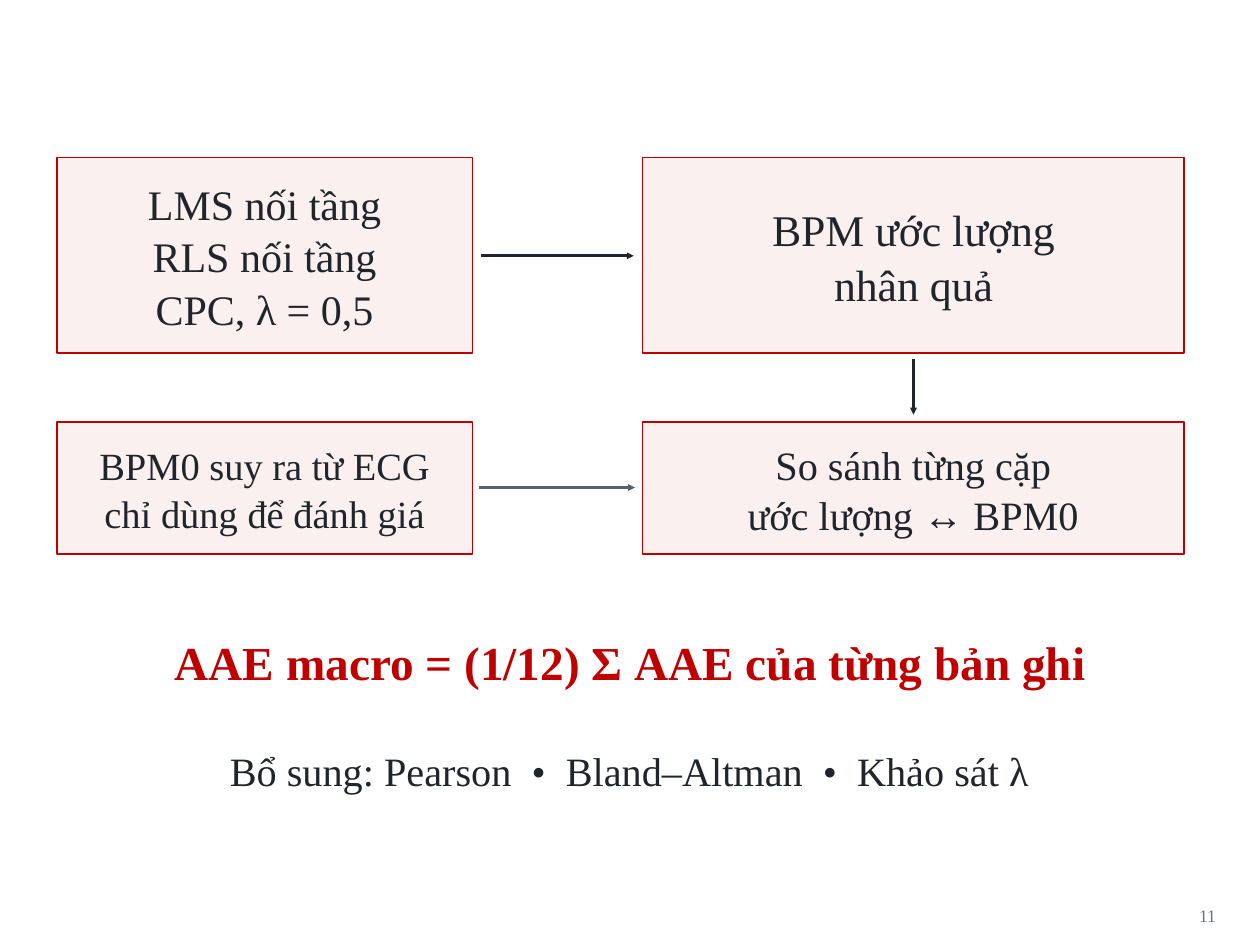
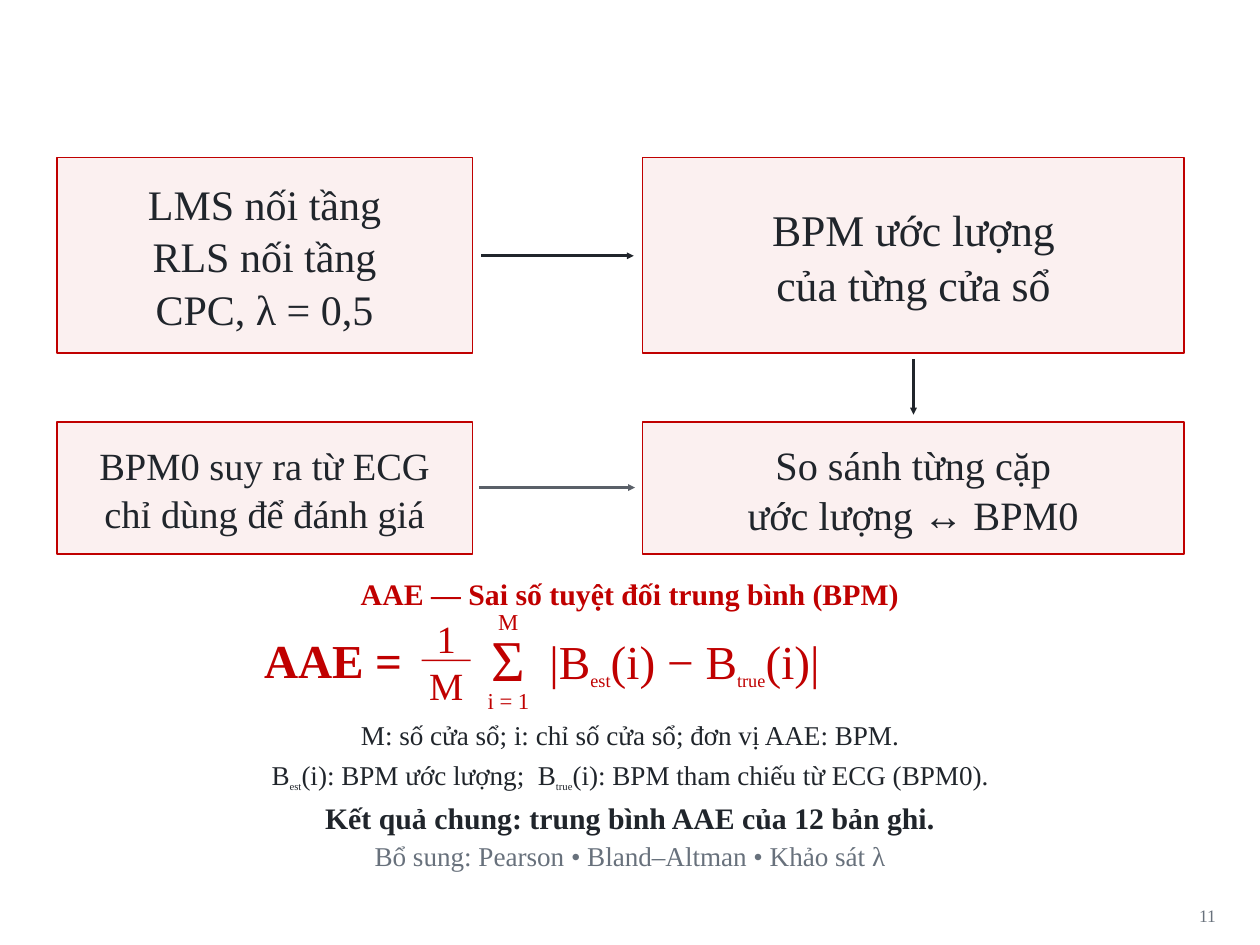
Before and after one commit to Vutu2003/ppg_adaptive_filter, a slide deck: slide 11 of reports/final/Bao_ve_mon_hoc_CPC_PPG_LMS_RLS.pptx. Drawn at 1260x945 pixels with LibreOffice and Linux fonts; fonts in the diff are those of the drawing; background and template pictures are left out. Boxes give left, top, right and bottom in pixels: in the first picture for what was removed or moved away, otherwise in the second. Text is boxed around its words. In the diff, an @@ line names an element or a change of style, - is before the commit and + after.

```diff
--- a/reports/final/Bao_ve_mon_hoc_CPC_PPG_LMS_RLS.pptx
+++ b/reports/final/Bao_ve_mon_hoc_CPC_PPG_LMS_RLS.pptx
@@ text in rectangle at [776, 269, 1051, 309]: text changed @@
-nhân quả
+của từng cửa sổ
@@ text added at [361, 583, 899, 611], 17 pt, text #C00000, bold @@
+AAE — Sai số tuyệt đối trung bình (BPM)
@@ text added at [437, 627, 456, 661], 22 pt, text #C00000 @@
+1
@@ text added at [498, 615, 518, 630], 13 pt, text #C00000 @@
+M
@@ text removed at [175, 647, 1085, 690] @@
-AAE macro = (1/12) Σ AAE của từng bản ghi
@@ text added at [264, 646, 364, 678], 27 pt, text #C00000, bold @@
+AAE =
@@ text added at [491, 643, 525, 681], 33 pt, text #C00000 @@
+Σ
@@ text added at [611, 646, 820, 688], 27 pt, text #C00000 @@
+|Best(i) − Btrue(i)|
@@ rectangle added at [422, 660, 471, 662], fill #C00000 @@
@@ text added at [429, 674, 463, 700], 22 pt, text #C00000 @@
+M
@@ text added at [488, 694, 529, 709], 13 pt, text #C00000 @@
+i = 1
@@ text added at [361, 725, 899, 750], 15.5 pt, text #20252B @@
+M: số cửa sổ; i: chỉ số cửa sổ; đơn vị AAE: BPM.
@@ text added at [302, 765, 989, 790], 15.5 pt, text #20252B @@
+Best(i): BPM ước lượng; Btrue(i): BPM tham chiếu từ ECG (BPM0).
@@ text added at [325, 807, 934, 835], 17 pt, text #20252B, bold @@
+Kết quả chung: trung bình AAE của 12 bản ghi.
@@ text "Bổ sung: Pearson • Bland–Altman ...": place and size @@
-text "Bổ sung: Pearson • Bland–Altman ..." at [230, 757, 1028, 794]
+text "Bổ sung: Pearson • Bland–Altman ..." at [375, 846, 885, 871]
@@ text "Bổ sung: Pearson • Bland–Altman ..." at [375, 846, 885, 871]: size 23 to 15.5 pt, text colour #20252B to #68717C; line spacing 1.04 to 1 @@
```
Also in this commit, not shown: 11 other slides changed, 2 slides added, 2 slides removed, 6 other files.
